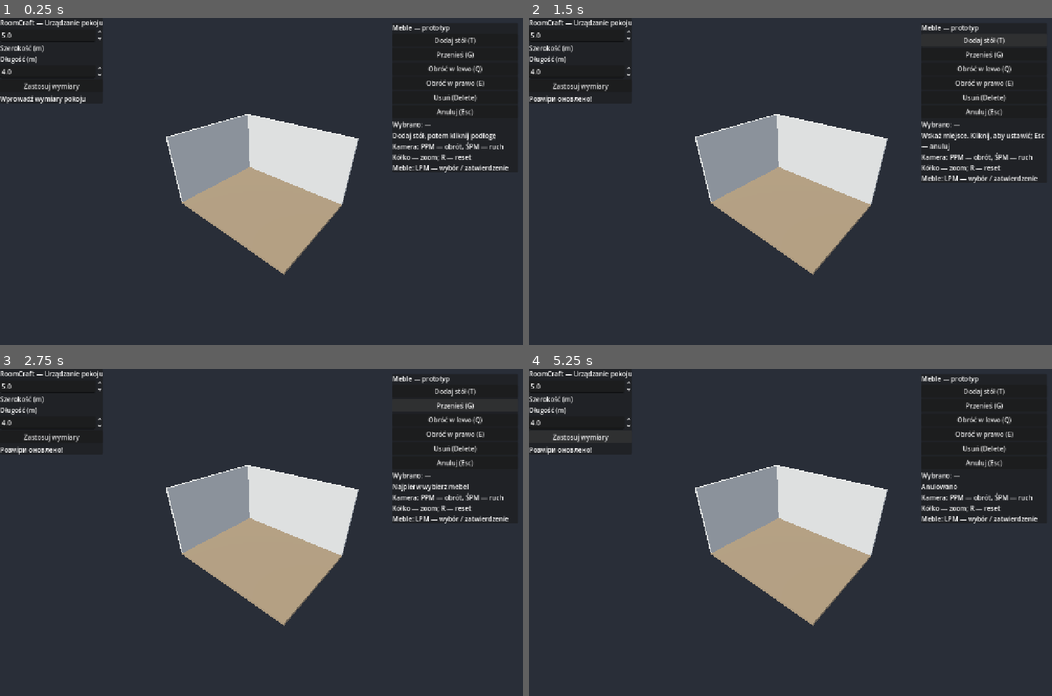
Above: before the commit, frames 1-4 (two rows, left to right).
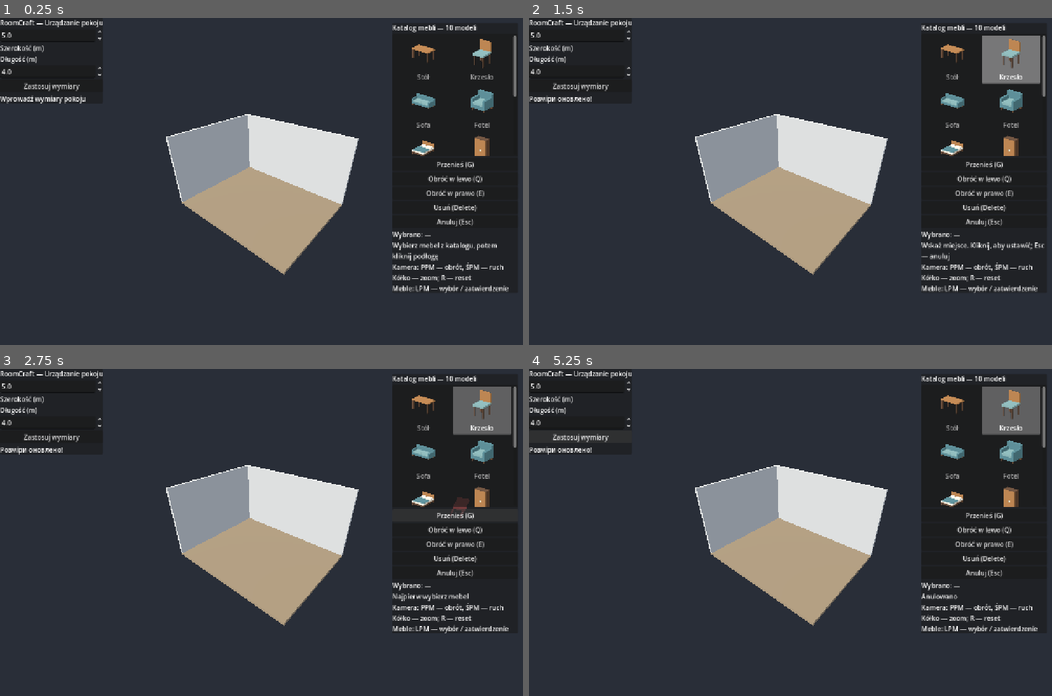
Above: after the commit, the same moments.

Repository: hulkovsky16/RoomCraft
Game: Godot game, scene res://scenes/Room.tscn
The game is run twice, just before and just after one commit, with the same random seed, the same clock (stepped at 60 frames per second) and the same inputs.
Inputs (mouse positions are in pixels of both pictures, inside the frame that each line leads up to):
- Up to frame 1 (0.25 s): no input
- Up to frame 2 (1.5 s): click "Zastosuj wymiary" at 0.5 s; click (984, 40) at 1.25 s, where only the run before the commit has a clickable "Dodaj stół (T)"
- Up to frame 3 (2.75 s): click "Przenieś (G)" at 2 s
- Up to frame 4 (5.25 s): click "Obróć w lewo (Q)" at 2.75 s; click "Obróć w prawo (E)" at 3.5 s; click "Anuluj (Esc)" at 4.25 s; click "Zastosuj wymiary" at 5 s

The runs differ from the first frame. In frame 1, 7.2% of the frame differs, in the area x 75-99%, y 2-84%; in frame 2, 7.8%; in frame 3, 8.2%, in the area x 75-99%, y 2-81%; in frame 4, 7.9%.

Commit message:
Expand furniture catalog to ten procedural models with thumbnails

Diff:
--- a/scenes/Room.tscn
+++ b/scenes/Room.tscn
@@ -11,7 +11,7 @@
 [sub_resource type="Environment" id="Environment_room"]
 background_mode = 1
 background_color = Color(0.16, 0.18, 0.22, 1)
-ambient_light_source = 3
+ambient_light_source = 2
 ambient_light_color = Color(0.85, 0.9, 1, 1)
 ambient_light_energy = 0.5
 
--- a/scripts/furniture_debug_ui.gd
+++ b/scripts/furniture_debug_ui.gd
@@ -12,9 +12,31 @@
 	var content := VBoxContainer.new()
 	panel.add_child(content)
 	var title := Label.new()
-	title.text = "Meble — prototyp"
+	title.text = "Katalog mebli — 10 modeli"
 	content.add_child(title)
-	for entry in [["Dodaj stół (T)", system.begin_placement.bind("table")], ["Przenieś (G)", system.begin_move_selected], ["Obróć w lewo (Q)", system.rotate_active.bind(deg_to_rad(-15))], ["Obróć w prawo (E)", system.rotate_active.bind(deg_to_rad(15))], ["Usuń (Delete)", system.delete_selected], ["Anuluj (Esc)", system.cancel_placement]]:
+	var catalog := system.get_catalog()
+	var type_ids: Array = catalog.keys()
+	var list := ItemList.new()
+	list.name = "FurnitureCatalog"
+	list.custom_minimum_size = Vector2(300, 300)
+	list.max_columns = 2
+	list.fixed_column_width = 140
+	list.fixed_icon_size = Vector2i(120, 84)
+	list.icon_mode = ItemList.ICON_MODE_TOP
+	list.focus_mode = Control.FOCUS_NONE
+	content.add_child(list)
+	for type_id in type_ids:
+		var thumbnail := FurnitureThumbnail.new()
+		add_child(thumbnail)
+		thumbnail.setup(type_id, catalog[type_id]["size"])
+		var index := list.add_item(catalog[type_id]["name"], thumbnail.get_texture())
+		var dimensions: Vector3 = catalog[type_id]["size"]
+		list.set_item_tooltip(index, "%s\n%.2f × %.2f × %.2f m (szer. × wys. × gł.)" % [catalog[type_id]["name"], dimensions.x, dimensions.y, dimensions.z])
+	# item_clicked also fires when adding the same type again.
+	list.item_clicked.connect(func(index, _at, button):
+		if button == MOUSE_BUTTON_LEFT:
+			system.begin_placement(type_ids[index]))
+	for entry in [["Przenieś (G)", system.begin_move_selected], ["Obróć w lewo (Q)", system.rotate_active.bind(deg_to_rad(-15))], ["Obróć w prawo (E)", system.rotate_active.bind(deg_to_rad(15))], ["Usuń (Delete)", system.delete_selected], ["Anuluj (Esc)", system.cancel_placement]]:
 		var button := Button.new()
 		button.text = entry[0]
 		button.focus_mode = Control.FOCUS_NONE
@@ -23,9 +45,9 @@
 	var selection := Label.new()
 	selection.text = "Wybrano: —"
 	content.add_child(selection)
-	system.selection_changed.connect(func(item): selection.text = "Wybrano: " + ("Stół" if item != null else "—"))
+	system.selection_changed.connect(func(item): selection.text = "Wybrano: " + (catalog[item.type_id]["name"] if item != null else "—"))
 	var status := Label.new()
-	status.text = "Dodaj stół, potem kliknij podłogę"
+	status.text = "Wybierz mebel z katalogu, potem kliknij podłogę"
 	status.custom_minimum_size.x = 300
 	status.autowrap_mode = TextServer.AUTOWRAP_WORD_SMART
 	content.add_child(status)
--- a/scripts/furniture_item.gd
+++ b/scripts/furniture_item.gd
@@ -5,17 +5,20 @@
 var type_id := "table"
 var size := Vector3(1.4, 0.75, 0.8)
 var surfaces: Array[MeshInstance3D] = []
+var original_materials: Array[Material] = []
 var material := StandardMaterial3D.new()
+const WOOD := Color("a87545")
+const DARK_WOOD := Color("5e4432")
+const FABRIC := Color("507e87")
+const CUSHION := Color("7ca3a4")
+const LINEN := Color("e4ded1")
 
 
 func _ready() -> void:
 	collision_layer = 2
 	collision_mask = 0
-	material.albedo_color = Color("a87545")
-	_add_box(Vector3(size.x, 0.08, size.z), Vector3(0, size.y - 0.04, 0))
-	for x in [-1, 1]:
-		for z in [-1, 1]:
-			_add_box(Vector3(0.08, size.y - 0.08, 0.08), Vector3(x * (size.x / 2 - 0.09), (size.y - 0.08) / 2, z * (size.z / 2 - 0.09)))
+	material.roughness = 0.8
+	_build_model()
 	var shape := CollisionShape3D.new()
 	var box := BoxShape3D.new()
 	box.size = size
@@ -24,15 +27,19 @@
 	add_child(shape)
 
 
-func _add_box(dimensions: Vector3, offset: Vector3) -> void:
+func _add_box(dimensions: Vector3, offset: Vector3, color: Color = WOOD) -> void:
 	var visual := MeshInstance3D.new()
 	var box := BoxMesh.new()
 	box.size = dimensions
 	visual.mesh = box
 	visual.position = offset
-	visual.material_override = material
+	var surface_material := StandardMaterial3D.new()
+	surface_material.albedo_color = color
+	surface_material.roughness = 0.8
+	visual.material_override = surface_material
 	add_child(visual)
 	surfaces.append(visual)
+	original_materials.append(surface_material)
 
 
 func set_highlight(state: String) -> void:
@@ -40,7 +47,71 @@
 		"valid": material.albedo_color = Color("53d889")
 		"invalid": material.albedo_color = Color("ef6262")
 		"selected": material.albedo_color = Color("efc85b")
-		_: material.albedo_color = Color("a87545")
+		_: pass
+	for i in range(surfaces.size()):
+		surfaces[i].material_override = material if state in ["valid", "invalid", "selected"] else original_materials[i]
+
+
+func _legs(height: float, thickness: float = 0.08) -> void:
+	for x in [-1, 1]:
+		for z in [-1, 1]:
+			_add_box(Vector3(thickness, height, thickness), Vector3(x * (size.x / 2 - thickness), height / 2, z * (size.z / 2 - thickness)), DARK_WOOD)
+
+
+func _build_model() -> void:
+	match type_id:
+		"table", "coffee_table":
+			_add_box(Vector3(size.x, 0.08, size.z), Vector3(0, size.y - 0.04, 0))
+			_legs(size.y - 0.08)
+		"chair":
+			_legs(0.42, 0.05)
+			_add_box(Vector3(size.x, 0.08, size.z), Vector3(0, 0.46, 0), CUSHION)
+			_add_box(Vector3(size.x, 0.4, 0.06), Vector3(0, 0.7, -size.z / 2 + 0.03))
+		"sofa", "armchair":
+			_legs(0.12)
+			_add_box(Vector3(size.x, 0.22, size.z), Vector3(0, 0.23, 0), FABRIC)
+			_add_box(Vector3(size.x, size.y - 0.34, 0.16), Vector3(0, (size.y + 0.34) / 2, -size.z / 2 + 0.08), FABRIC)
+			for side in [-1, 1]:
+				_add_box(Vector3(0.14, 0.3, size.z - 0.16), Vector3(side * (size.x / 2 - 0.07), 0.49, 0.08), FABRIC)
+			var seats := 2 if type_id == "sofa" else 1
+			var seat_width := (size.x - 0.3) / seats
+			for i in range(seats):
+				_add_box(Vector3(seat_width - 0.01, 0.12, size.z - 0.18), Vector3(-(size.x - 0.3) / 2 + seat_width * (i + 0.5), 0.4, 0.08), CUSHION)
+		"bed":
+			_legs(0.18)
+			_add_box(Vector3(size.x, 0.18, size.z), Vector3(0, 0.27, 0), DARK_WOOD)
+			_add_box(Vector3(size.x - 0.08, 0.18, size.z - 0.12), Vector3(0, 0.45, 0.02), LINEN)
+			_add_box(Vector3(size.x, size.y - 0.36, 0.08), Vector3(0, (size.y + 0.36) / 2, -size.z / 2 + 0.04))
+			_add_box(Vector3(size.x - 0.08, 0.04, 1.2), Vector3(0, 0.56, 0.37), FABRIC)
+			for side in [-1, 1]:
+				_add_box(Vector3(0.6, 0.1, 0.35), Vector3(side * 0.38, 0.59, -0.65), LINEN)
+		"wardrobe":
+			_add_box(Vector3(size.x, size.y, size.z - 0.04), Vector3(0, size.y / 2, -0.02), DARK_WOOD)
+			for side in [-1, 1]:
+				_add_box(Vector3(size.x / 2 - 0.015, size.y - 0.06, 0.025), Vector3(side * size.x / 4, size.y / 2, size.z / 2 - 0.0275))
+				_add_box(Vector3(0.025, 0.18, 0.015), Vector3(side * 0.06, 1.0, size.z / 2 - 0.0075), Color("d3c9b0"))
+		"bookshelf":
+			for side in [-1, 1]:
+				_add_box(Vector3(0.045, size.y, size.z), Vector3(side * (size.x / 2 - 0.0225), size.y / 2, 0))
+			_add_box(Vector3(size.x - 0.09, size.y, 0.025), Vector3(0, size.y / 2, -size.z / 2 + 0.0125), DARK_WOOD)
+			for i in range(5):
+				_add_box(Vector3(size.x - 0.09, 0.04, size.z), Vector3(0, 0.02 + i * (size.y - 0.04) / 4, 0))
+			for i in range(5):
+				_add_box(Vector3(0.07, 0.25 + (i % 2) * 0.04, 0.2), Vector3(-0.25 + i * 0.09, 0.48 + (0.25 + (i % 2) * 0.04) / 2, 0.015), [FABRIC, LINEN, Color("b86c55")][i % 3])
+		"desk":
+			_add_box(Vector3(size.x, 0.06, size.z), Vector3(0, size.y - 0.03, 0))
+			for z in [-1, 1]:
+				_add_box(Vector3(0.06, size.y - 0.06, 0.06), Vector3(-size.x / 2 + 0.06, (size.y - 0.06) / 2, z * (size.z / 2 - 0.06)), DARK_WOOD)
+			_add_box(Vector3(0.35, size.y - 0.06, size.z - 0.06), Vector3(size.x / 2 - 0.2, (size.y - 0.06) / 2, 0), DARK_WOOD)
+			for i in range(3):
+				_add_box(Vector3(0.33, 0.19, 0.025), Vector3(size.x / 2 - 0.2, 0.13 + i * 0.22, size.z / 2 - 0.025))
+				_add_box(Vector3(0.12, 0.02, 0.012), Vector3(size.x / 2 - 0.2, 0.13 + i * 0.22, size.z / 2 - 0.006), LINEN)
+		"nightstand":
+			_legs(0.08, 0.04)
+			_add_box(Vector3(size.x, size.y - 0.08, size.z - 0.03), Vector3(0, (size.y + 0.08) / 2, -0.015), DARK_WOOD)
+			for i in range(2):
+				_add_box(Vector3(size.x - 0.025, 0.18, 0.02), Vector3(0, 0.18 + i * 0.2, size.z / 2 - 0.02))
+				_add_box(Vector3(0.1, 0.02, 0.01), Vector3(0, 0.18 + i * 0.2, size.z / 2 - 0.005), LINEN)
 
 
 func to_record() -> Dictionary:
--- a/scripts/furniture_system.gd
+++ b/scripts/furniture_system.gd
@@ -5,7 +5,18 @@
 signal furniture_changed
 signal status_changed(message: String)
 
-const CATALOG := {"table": {"name": "Stół", "size": Vector3(1.4, 0.75, 0.8)}}
+const CATALOG := {
+	"table": {"name": "Stół", "size": Vector3(1.4, 0.75, 0.8)},
+	"chair": {"name": "Krzesło", "size": Vector3(0.5, 0.9, 0.55)},
+	"sofa": {"name": "Sofa", "size": Vector3(2.0, 0.85, 0.9)},
+	"armchair": {"name": "Fotel", "size": Vector3(0.9, 0.85, 0.85)},
+	"bed": {"name": "Łóżko", "size": Vector3(1.6, 0.95, 2.1)},
+	"wardrobe": {"name": "Szafa", "size": Vector3(1.2, 2.0, 0.6)},
+	"bookshelf": {"name": "Regał", "size": Vector3(0.8, 1.8, 0.35)},
+	"desk": {"name": "Biurko", "size": Vector3(1.2, 0.75, 0.6)},
+	"nightstand": {"name": "Szafka nocna", "size": Vector3(0.45, 0.5, 0.4)},
+	"coffee_table": {"name": "Stolik kawowy", "size": Vector3(1.0, 0.4, 0.6)},
+}
 const WALL_INSET := 0.05
 
 var selected: FurnitureItem
--- /dev/null
+++ b/scripts/furniture_thumbnail.gd
@@ -0,0 +1,32 @@
+extends SubViewport
+class_name FurnitureThumbnail
+
+
+func setup(type_id: String, dimensions: Vector3) -> void:
+	size = Vector2i(144, 100)
+	own_world_3d = true
+	transparent_bg = true
+	gui_disable_input = true
+	render_target_update_mode = SubViewport.UPDATE_ONCE
+	var item := FurnitureItem.new()
+	item.type_id = type_id
+	item.size = dimensions
+	add_child(item)
+	item.collision_layer = 0
+	var camera := Camera3D.new()
+	camera.projection = Camera3D.PROJECTION_ORTHOGONAL
+	camera.size = maxf(dimensions.y, Vector2(dimensions.x, dimensions.z).length()) * 1.45
+	add_child(camera)
+	var center := Vector3(0, dimensions.y / 2, 0)
+	camera.position = center + Vector3(3, 2.2, 4)
+	camera.look_at(center)
+	var light := DirectionalLight3D.new()
+	light.rotation_degrees = Vector3(-45, -30, 0)
+	add_child(light)
+	var world_environment := WorldEnvironment.new()
+	var environment := Environment.new()
+	environment.ambient_light_source = Environment.AMBIENT_SOURCE_COLOR
+	environment.ambient_light_color = Color.WHITE
+	environment.ambient_light_energy = 0.65
+	world_environment.environment = environment
+	add_child(world_environment)
--- a/scripts/room_ui.gd
+++ b/scripts/room_ui.gd
@@ -29,6 +29,13 @@
 		current = current.get_parent()
 
 	apply_button.pressed.connect(_on_apply_pressed)
+	if room_controller != null:
+		room_controller.room_size_changed.connect(_sync_room_size)
+
+
+func _sync_room_size(width: float, length: float) -> void:
+	width_input.value = width
+	length_input.value = length
 
 
 func _on_apply_pressed() -> void:
--- /dev/null
+++ b/tests/furniture_catalog_test.gd
@@ -0,0 +1,56 @@
+extends SceneTree
+
+var failures := 0
+
+
+func check(ok: bool, label: String) -> void:
+	if not ok:
+		failures += 1
+		push_error(label)
+	else:
+		print("PASS: ", label)
+
+
+func _initialize() -> void:
+	call_deferred("run")
+
+
+func run() -> void:
+	var scene: Node3D = load("res://scenes/Room.tscn").instantiate()
+	root.add_child(scene)
+	await process_frame
+	var system: FurnitureSystem = scene.get_node("FurnitureRoot")
+	var catalog := system.get_catalog()
+	check(catalog.size() == 10, "Ten catalog entries")
+	for type_id in catalog:
+		var item := system.spawn_furniture(type_id, Vector3.ZERO)
+		check(item != null, type_id + ": spawn")
+		if item == null:
+			continue
+		var bounds := AABB(Vector3(-item.size.x / 2, 0, -item.size.z / 2), item.size).grow(0.001)
+		var fits := true
+		for visual in item.surfaces:
+			var actual := visual.transform * visual.get_aabb()
+			fits = fits and bounds.encloses(actual)
+		check(fits, type_id + ": visible model fits collision bounds")
+		check(system.rotate_selected(PI / 4), type_id + ": rotation")
+		check(system.move_selected(Vector3(0.1, 0, 0.1)), type_id + ": move")
+		check(system.spawn_furniture(type_id, Vector3.ZERO) == null, type_id + ": overlapping duplicate rejected")
+		check(not system.move_selected(Vector3(2.45, 0, 0)), type_id + ": wall rejected")
+		check(system.get_all_furniture()[0]["type_id"] == type_id, type_id + ": persistence type")
+		var surface_material: Material = item.original_materials[0]
+		item.set_highlight("invalid")
+		item.set_highlight("")
+		check(item.surfaces[0].material_overlay == null and item.surfaces[0].material_override == surface_material, type_id + ": original material restored")
+		system.begin_move_selected()
+		check(system.preview.type_id == type_id and system.preview.size == item.size, type_id + ": matching move preview")
+		system.cancel_placement()
+		system.delete_selected()
+		check(system.get_all_furniture().is_empty(), type_id + ": delete")
+	var original_name: String = system.get_catalog()["table"]["name"]
+	catalog["table"]["name"] = "modified"
+	check(system.get_catalog()["table"]["name"] == original_name, "Catalog returned by copy")
+	scene.queue_free()
+	await process_frame
+	print("Failures: ", failures)
+	quit(1 if failures else 0)
--- a/tests/furniture_interaction_test.gd
+++ b/tests/furniture_interaction_test.gd
@@ -41,6 +41,16 @@
 	for i in range(5): await process_frame
 	check(not system.candidate_valid, "UI panel blocks placement")
 	system.cancel_placement()
+	var catalog: ItemList = scene.get_node("FurnitureDebugUI").find_child("FurnitureCatalog", true, false)
+	for index in [1, 1, 9]:
+		catalog.select(index)
+		catalog.ensure_current_is_visible()
+		for i in range(3): await process_frame
+		root.warp_mouse(catalog.global_position + catalog.get_item_rect(index).get_center() - Vector2(0, catalog.get_v_scroll_bar().value))
+		for i in range(3): await process_frame
+		click()
+		check(system.preview != null and system.preview.type_id == system.get_catalog().keys()[index], "Catalog click starts correct preview: " + str(index))
+		system.cancel_placement()
 	system.spawn_furniture("table", Vector3(-0.8,0,0))
 	for i in range(5): await process_frame
 	await RenderingServer.frame_post_draw
Not shown, added: scripts/furniture_thumbnail.gd.uid
Not shown, added: tests/furniture_interaction_test.gd.uid
Not shown, added: tests/furniture_test.gd.uid
